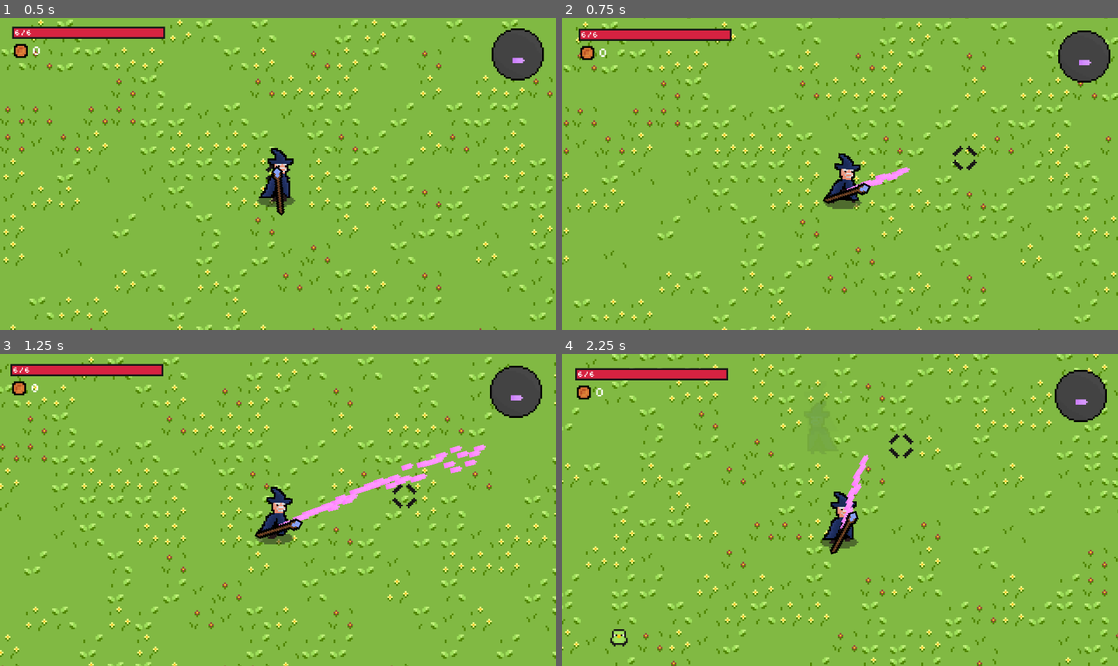
Above: before the commit, frames 1-4 (two rows, left to right).
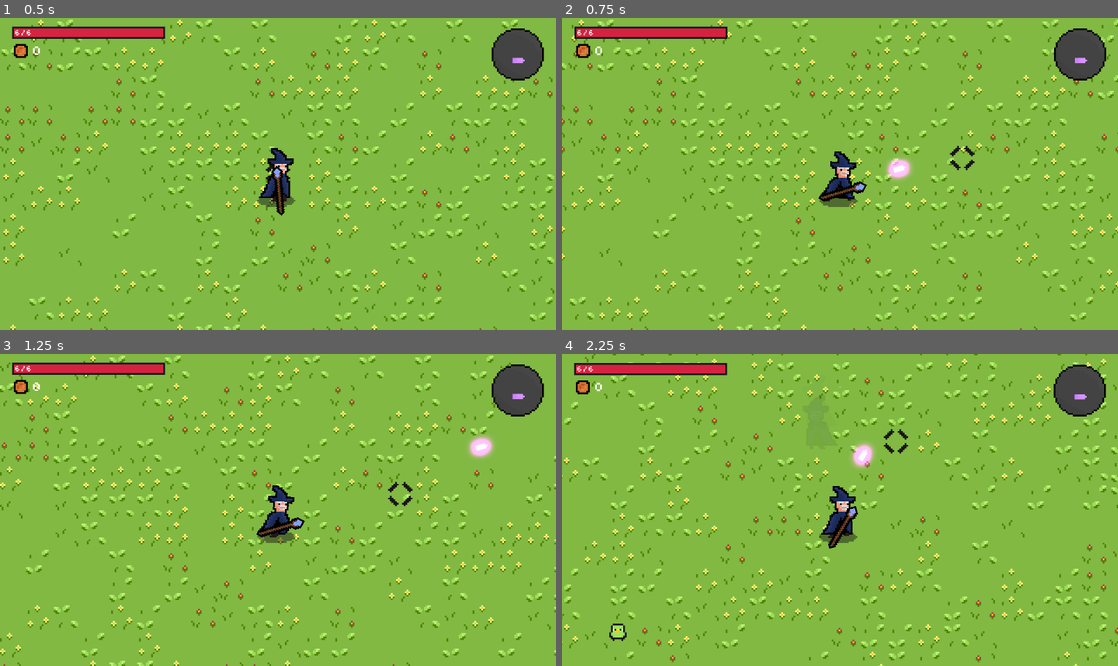
Above: after the commit, the same moments.

Repository: Henry-H08/Archibald
Game: Godot game, scene res://main.tscn
Two runs of this game, one before a commit and one after it. Both use one fixed random seed, a clock stepped at 60 frames per second and the inputs below.
Inputs (mouse positions are in pixels of both pictures, inside the frame that each line leads up to):
- Up to frame 1 (0.5 s): no input
- Up to frame 2 (0.75 s): tap Enter at 0.5 s; move the mouse to (962, 158) at 0.52 s; press the mouse at (962, 158) at 0.53 s; hold D (right) from 0.53 s (still down)
- Up to frame 3 (1.25 s): keep holding D (right)
- Up to frame 4 (2.25 s): move the mouse to (728, 525) at 1.27 s; release D (right) at 1.28 s; release the mouse at (728, 525) at 1.28 s; hold S (down) 1.28-2.03 s; tap Shift (dash) at 1.35 s; click (728, 525) at 1.55 s; move the mouse to (895, 441) at 2.02 s; press the mouse at (895, 441) at 2.03 s; hold D (right) from 2.03 s (still down)

Frame 1 is identical in both runs. In frame 2, 16% of the frame differs, in the area x 0-100%, y 0-100%; in frame 3, 12%; in frame 4, 17%.

Commit message:
better mm glow

Diff:
--- a/player.gd
+++ b/player.gd
@@ -152,6 +152,7 @@
 	if damage_delay == 0:
 		damage_delay += 1
 		health -= 1
+		camera_2d.apply_shake(1)
 		health_bar.set_health(health)
 		await get_tree().create_timer(1).timeout
 		damage_delay -= 1
--- a/player.tscn
+++ b/player.tscn
@@ -240,11 +240,10 @@
 offset_bottom = 11.5
 grow_horizontal = 2
 grow_vertical = 2
+theme_override_fonts/font = ExtResource("9_nvl01")
 theme_override_font_sizes/font_size = 100
 text = "Game Over"
 uppercase = true
 
-[node name="CanvasLayer" type="CanvasLayer" parent="."]
-
 [connection signal="timeout" from="GhostTimer" to="." method="_on_ghost_timer_timeout"]
 [connection signal="timeout" from="temp" to="." method="_on_temp_timeout"]
--- a/project.godot
+++ b/project.godot
@@ -21,6 +21,7 @@
 
 [display]
 
+window/size/mode=3
 window/stretch/mode="canvas_items"
 window/stretch/scale=6.0
 
--- a/staff and spells/basic_staff.gd
+++ b/staff and spells/basic_staff.gd
@@ -23,15 +23,15 @@
 	else:
 		scale.y = 1
 
-	if Input.is_action_pressed("shoot"):
+	if Input.is_action_just_pressed("shoot"):
 		if can_use == true:
-			camera_2d.apply_shake(4)
+			camera_2d.apply_shake(1)
 			var bullet_instance = current_spell.instantiate()
 			get_tree().root.add_child(bullet_instance)
 			bullet_instance.global_position = pew.global_position
 			bullet_instance.rotation = rotation
 			can_use = false
-			await get_tree().create_timer(0).timeout
+			await get_tree().create_timer(0.4).timeout
 			can_use = true
 
 
--- a/staff and spells/magic_missile.tscn
+++ b/staff and spells/magic_missile.tscn
@@ -6,7 +6,7 @@
 [sub_resource type="Environment" id="Environment_8e5su"]
 background_mode = 3
 glow_enabled = true
-glow_strength = 0.56
+glow_strength = 0.58
 glow_blend_mode = 1
 glow_hdr_threshold = 4.0
 
@@ -20,7 +20,7 @@
 environment = SubResource("Environment_8e5su")
 
 [node name="Sprite2D" type="Sprite2D" parent="."]
-modulate = Color(2.5, 1, 4, 1)
+modulate = Color(100, 1, 18.579, 1)
 position = Vector2(0, -3)
 scale = Vector2(0.2, 0.2)
 texture = ExtResource("2_bq7l7")
Binary file changed: staff and spells/magic_missile.png
Not shown, changed: exports/Archibald!.html
Not shown, changed: exports/Archibald!.pck
